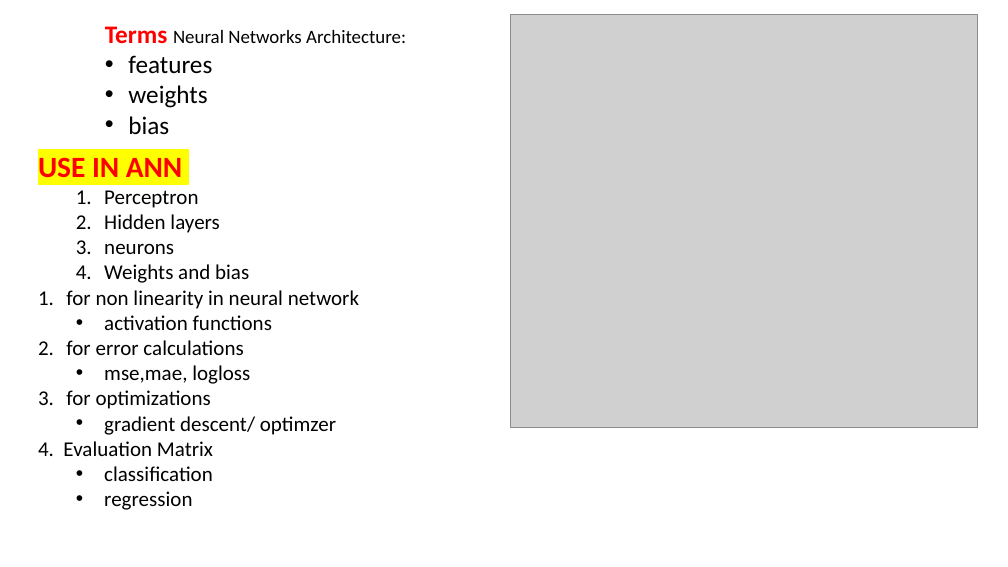
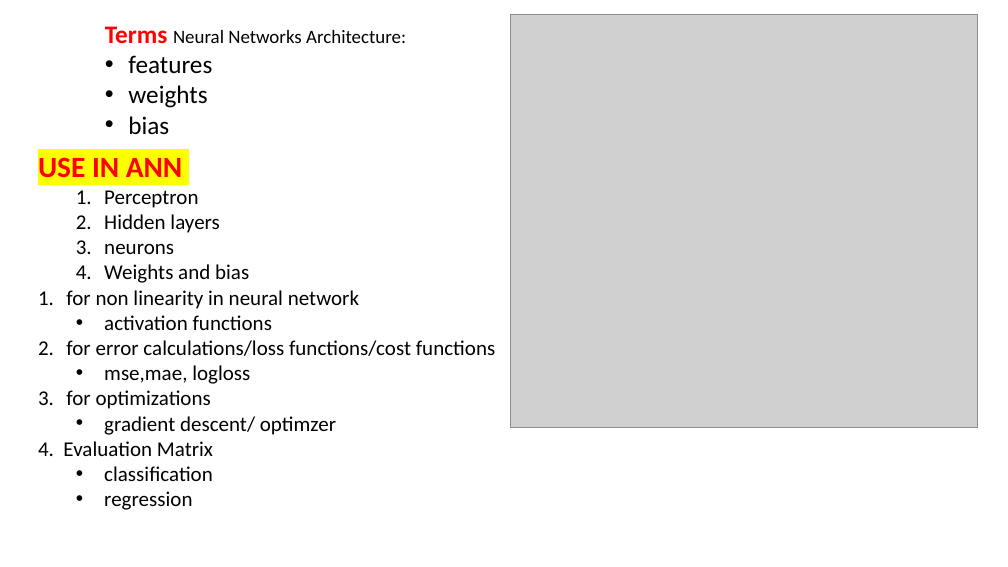
Before and after one commit to shahil04/ds_materials, a slide deck: slide 19 of 9.Deep_learning/class_1_module_9_deep learning__introduction.pptx. Drawn at 1008x567 pixels with LibreOffice and Linux fonts; fonts in the diff are those of the drawing; grey boxes stand for pictures. Boxes give left, top, right and bottom in pixels: in the first picture for what was removed or moved away, otherwise in the second. Text is boxed around its words. In the diff, an @@ line names an element or a change of style, - is before the commit and + after.

```diff
--- a/9.Deep_learning/class_1_module_9_deep learning__introduction.pptx
+++ b/9.Deep_learning/class_1_module_9_deep learning__introduction.pptx
@@ text at bbox=[66, 340, 495, 356]: text changed @@
-2. for error calculations
+2. for error calculations/loss functions/cost functions
```
Also in this commit, not shown: 3 other slides changed, 40 other files.
